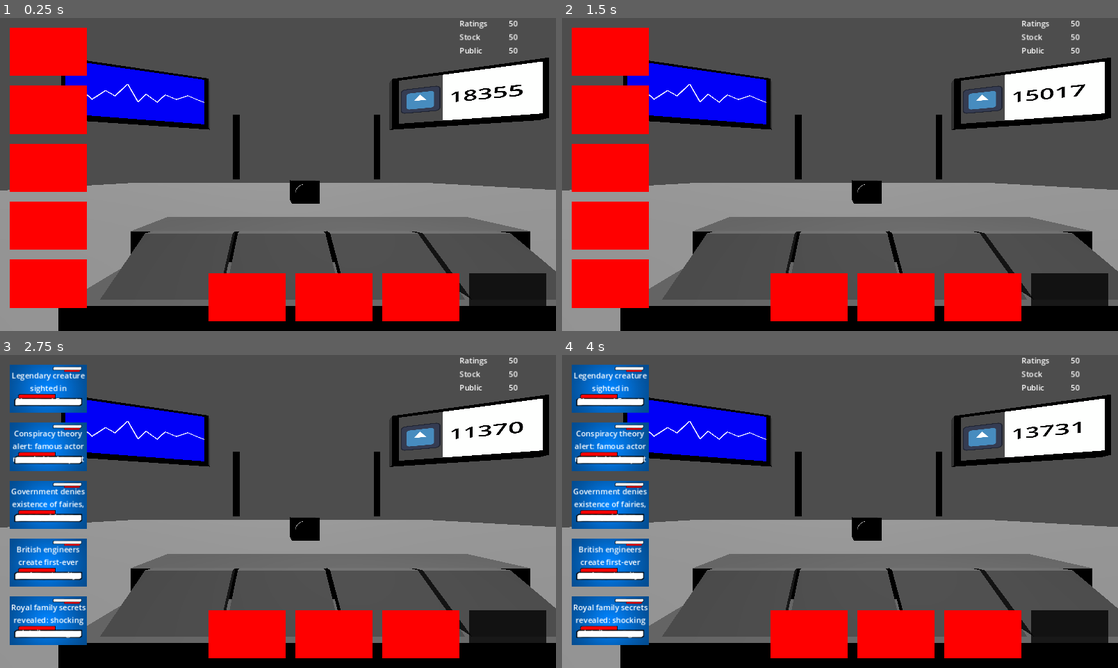
Above: before the commit, frames 1-4 (two rows, left to right).
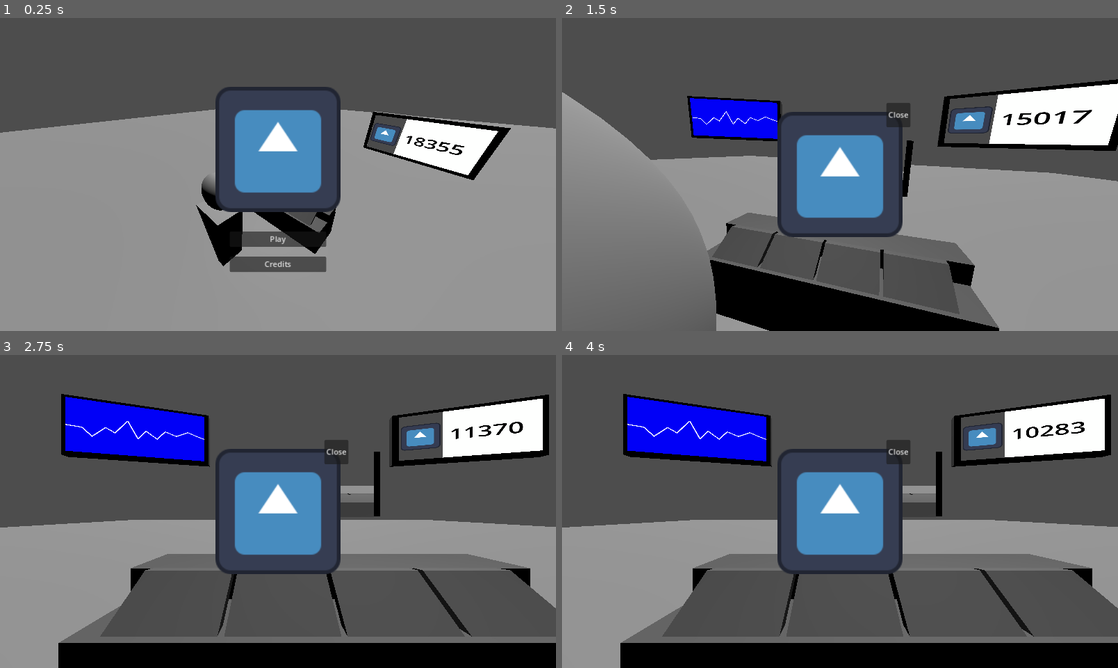
Above: after the commit, the same moments.

Repository: ZeAntwan/LD53
Game: Godot game, scene res://scenes/game.tscn
Two runs of this game, one before a commit and one after it. Both use one fixed random seed, a clock stepped at 60 frames per second and the inputs below. The engine's default icon, where the game draws it, is replaced by a stand-in: a white triangle on a blue panel in a dark square.
Inputs (mouse positions are in pixels of both pictures, inside the frame that each line leads up to):
- Up to frame 1 (0.25 s): no input
- Up to frame 2 (1.5 s): click (840, 265) at 0.5 s, where only the run after the commit has a clickable "Credits"; click (840, 240) at 1.25 s, where only the run after the commit has a clickable "Play"
- Up to frame 3 (2.75 s): move the mouse to (400, 495) at 2.02 s; click (400, 495) at 2.1 s; tap Space (ui_select) at 2.27 s
- Up to frame 4 (4 s): move the mouse to (612, 389) at 2.77 s; click (612, 389) at 2.85 s; tap Space (ui_select) at 3.02 s; tap Enter at 3.5 s; move the mouse to (612, 445) at 3.52 s; click (612, 445) at 3.6 s

The runs differ from the first frame. In frame 1, 66% of the frame differs, in the area x 0-100%, y 0-100%; in frame 2, 55%; in frame 3, 26%; in frame 4, 26%.

Commit message:
Start game loop

Diff:
--- a/resources/headlines/headlines.csv
+++ b/resources/headlines/headlines.csv
@@ -1,41 +1,41 @@
 DIFFICULTY or ID,TITLE,RATINGS,STOCK,PUBLIC,TIME
 0,The Loch Ness Monster found? Experts claim photo is genuine.,10,-10,-20,5
-0,Mayor confirms: flying cars to hit the streets soon.,14,15,10,9
-0,Stonehenge mystery solved? New discovery stuns scientists.,11,5,19,6
-0,Royal family secrets revealed: shocking details emerge.,12,14,3,18
-0,"British scientists develop time machine, ethics debate ensues.",19,22,7,24
-0,"Government confirms existence of ghosts, paranormal activity on the rise.",21,10,9,14
-0,"New gadget allows users to see into the future, privacy concerns arise.",11,4,22,23
-0,"Famous British landmarks found to be alien landing sites, government cover-up suspected.",4,25,16,9
-0,"Legendary creature sighted in Sherwood Forest, locals in shock.",8,27,3,19
-0,Breakthrough technology: teleportation becomes a reality in the UK.,28,17,5,30
-0,Buckingham Palace to open its doors for ghost tours.,5,8,6,25
-0,"Crop circle mystery finally solved, British scientists say.",29,16,18,11
-0,"New app claims to predict the end of the world, global panic ensues.",9,25,2,29
-0,"British spy agency develops mind-reading technology, privacy concerns raised.",21,27,2,28
-0,"Time-traveling Doctor Who spotted in London, fans ecstatic.",23,18,16,14
-0,"Ancient curse strikes British museum, artifacts come to life.",18,20,12,20
-0,"Big Ben goes haywire, timekeeping technology blamed.",13,8,27,23
-0,"British engineers create first-ever underwater city, environmentalists outraged.",7,11,6,15
-0,"Government denies existence of fairies, new evidence suggests otherwise.",30,17,3,1
-0,"British scientists discover portal to alternate dimension, new era of exploration begins.",5,18,27,26
-0,"Hollywood A-lister in secret cult, followers reveal disturbing rituals.",22,6,25,30
-0,Controversy erupts as leaked tapes reveal Prime Minister's shocking comments.,6,10,13,3
-0,"Celebrity chef found to be serving human flesh, fans outraged.",6,28,19,21
-0,"Mysterious billionaire funding anti-gravity research, new invention on the horizon.",19,18,18,27
-0,"Internet influencer's fake illness scheme exposed, fans demand refunds.",8,5,11,2
-0,Secret government program exposed: injecting population with alien DNA.,29,12,22,29
-0,"Pop star caught in love triangle scandal, fans shocked by affair.",20,18,10,21
-0,"Prominent politician caught in underage sex scandal, calls for resignation.",30,22,6,13
-0,"Rumours of celebrity body doubles abound, fans scrutinize social media posts.",20,9,11,10
-0,Conspiracy theory alert: famous actor revealed to be part of Illuminati.,15,9,23,6
-0,"World leaders caught in secret society, bizarre rituals uncovered.",9,16,27,5
-0,"Talk show host's political ties revealed, fans demand more transparency.",0,2,3,26
-0,"Rumours of time-traveling politician circulate, followers suspect conspiracy.",21,24,13,16
-0,Celebrity plastic surgery gone wrong: fans stunned by unrecognizable face.,21,14,11,7
-0,Government cover-up exposed: extraterrestrial visitation confirmed.,29,20,8,15
-0,"Social media star's woke conspiracy theories gain traction, followers rally.",16,18,10,1
-0,"Infamous criminal mastermind's whereabouts unknown, police baffled.",25,9,3,1
-0,"Celebrity couple's divorce rocks Hollywood, rumors of infidelity emerge.",4,14,0,3
-0,"Pop culture icon embroiled in drug scandal, career in jeopardy.",27,14,5,27
-0,Whistleblower reveals Hollywood's dark secret: human cloning is real.,27,7,8,20
+0,Mayor confirms: flying cars to hit the streets soon.,0,5,-4,3
+0,Stonehenge mystery solved? New discovery stuns scientists.,0,0,-3,5
+0,Royal family secrets revealed: shocking details emerge.,0,7,0,5
+0,"British scientists develop time machine, ethics debate ensues.",0,-14,0,7
+0,"Government confirms existence of ghosts, paranormal activity on the rise.",19,-12,0,6
+0,"New gadget allows users to see into the future, privacy concerns arise.",-3,0,13,6
+0,"Famous British landmarks found to be alien landing sites, government cover-up suspected.",0,0,-3,3
+0,"Legendary creature sighted in Sherwood Forest, locals in shock.",0,0,23,5
+0,Breakthrough technology: teleportation becomes a reality in the UK.,0,7,-12,3
+0,Buckingham Palace to open its doors for ghost tours.,0,5,9,5
+0,"Crop circle mystery finally solved, British scientists say.",-2,18,23,4
+0,"New app claims to predict the end of the world, global panic ensues.",-22,27,14,4
+0,"British spy agency develops mind-reading technology, privacy concerns raised.",24,18,-3,4
+0,"Time-traveling Doctor Who spotted in London, fans ecstatic.",0,25,0,6
+0,"Ancient curse strikes British museum, artifacts come to life.",14,-26,13,7
+0,"Big Ben goes haywire, timekeeping technology blamed.",-19,0,0,4
+0,"British engineers create first-ever underwater city, environmentalists outraged.",9,-24,14,6
+0,"Government denies existence of fairies, new evidence suggests otherwise.",0,5,-23,5
+0,"British scientists discover portal to alternate dimension, new era of exploration begins.",0,7,13,6
+0,"Hollywood A-lister in secret cult, followers reveal disturbing rituals.",-17,13,-23,5
+0,Controversy erupts as leaked tapes reveal Prime Minister's shocking comments.,-24,4,11,5
+0,"Celebrity chef found to be serving human flesh, fans outraged.",1,-8,-25,3
+0,"Mysterious billionaire funding anti-gravity research, new invention on the horizon.",12,1,0,3
+0,"Internet influencer's fake illness scheme exposed, fans demand refunds.",0,-10,0,6
+0,Secret government program exposed: injecting population with alien DNA.,8,16,12,5
+0,"Pop star caught in love triangle scandal, fans shocked by affair.",12,-19,-2,8
+0,"Prominent politician caught in underage sex scandal, calls for resignation.",0,-23,-24,5
+0,"Rumours of celebrity body doubles abound, fans scrutinize social media posts.",0,0,0,6
+0,Conspiracy theory alert: famous actor revealed to be part of Illuminati.,-5,-17,4,8
+0,"World leaders caught in secret society, bizarre rituals uncovered.",6,-25,21,5
+0,"Talk show host's political ties revealed, fans demand more transparency.",1,-13,-2,4
+0,"Rumours of time-traveling politician circulate, followers suspect conspiracy.",8,-5,0,6
+0,Celebrity plastic surgery gone wrong: fans stunned by unrecognizable face.,-29,-28,-10,4
+0,Government cover-up exposed: extraterrestrial visitation confirmed.,-29,0,-29,8
+0,"Social media star's woke conspiracy theories gain traction, followers rally.",0,-12,-12,5
+0,"Infamous criminal mastermind's whereabouts unknown, police baffled.",-5,0,-9,6
+0,"Celebrity couple's divorce rocks Hollywood, rumors of infidelity emerge.",-12,0,0,4
+0,"Pop culture icon embroiled in drug scandal, career in jeopardy.",-26,29,0,3
+0,Whistleblower reveals Hollywood's dark secret: human cloning is real.,0,0,20,6
--- a/scenes/game.tscn
+++ b/scenes/game.tscn
@@ -1,18 +1,36 @@
-[gd_scene load_steps=3 format=3 uid="uid://cpogeahmvjydj"]
+[gd_scene load_steps=6 format=3 uid="uid://cpogeahmvjydj"]
 
 [ext_resource type="PackedScene" uid="uid://ilvnvx3a6bop" path="res://scenes/ui.tscn" id="1_ihu4b"]
+[ext_resource type="Script" path="res://scripts/game.gd" id="1_kbyar"]
 [ext_resource type="PackedScene" uid="uid://ci36nuskade4y" path="res://scenes/level.tscn" id="1_rfo83"]
+[ext_resource type="PackedScene" uid="uid://bfkuisbnwug2c" path="res://scenes/menu.tscn" id="2_eispj"]
+[ext_resource type="PackedScene" uid="uid://qtmpxangy4u" path="res://scenes/tutorial.tscn" id="3_cdsld"]
 
 [node name="Game" type="Node"]
+script = ExtResource("1_kbyar")
+
+[node name="Menu" parent="." instance=ExtResource("2_eispj")]
+
+[node name="Tutorial" parent="." instance=ExtResource("3_cdsld")]
+visible = false
 
 [node name="MainUi" parent="." instance=ExtResource("1_ihu4b")]
+visible = false
 
 [node name="Level" parent="." instance=ExtResource("1_rfo83")]
 
 [node name="DirectionalLight3D" type="DirectionalLight3D" parent="Level"]
 transform = Transform3D(1, 0, 0, 0, -0.314307, 0.949321, 0, -0.949321, -0.314307, -0.0365233, 7.15446, 0)
 
+[node name="ActiveCamera" type="Camera3D" parent="."]
+transform = Transform3D(1, 0, 0, 0, 1, 0, 0, 0, 1, 2.30284, 2.04119, 3.1913)
+current = true
+fov = 90.0
+
 [node name="MainCamera" type="Camera3D" parent="."]
 transform = Transform3D(1, 0, 0, 0, 1, 0, 0, 0, 1, -0.485754, 2.708, 3.01544)
-current = true
 fov = 90.0
+
+[node name="MenuCamera" type="Camera3D" parent="."]
+transform = Transform3D(0.755854, -0.322688, 0.5697, 0, 0.870115, 0.492849, -0.654741, -0.372522, 0.657679, 2.87243, 5.28153, 4.90535)
+fov = 90.0
--- a/scenes/level.tscn
+++ b/scenes/level.tscn
@@ -49,17 +49,20 @@
 
 [node name="RatingsViewport" type="SubViewport" parent="."]
 size = Vector2i(1152, 648)
+render_target_update_mode = 4
 
 [node name="DisplayRatings" parent="RatingsViewport" instance=ExtResource("1_baesr")]
 
 [node name="StockViewport" type="SubViewport" parent="."]
 size = Vector2i(1152, 648)
+render_target_update_mode = 4
 
 [node name="DisplayRatings" parent="StockViewport" instance=ExtResource("2_shk20")]
 
 [node name="LiveViewport" type="SubViewport" parent="."]
 mesh_lod_threshold = 0.0
 size = Vector2i(600, 400)
+render_target_update_mode = 4
 
 [node name="CameraBody" type="MeshInstance3D" parent="LiveViewport"]
 transform = Transform3D(0.483866, 0, 0, 0, 0.404734, 0, 0, 0, 0.534293, 0, 2.39146, 0)
--- /dev/null
+++ b/scenes/menu.tscn
@@ -0,0 +1,63 @@
+[gd_scene load_steps=3 format=3 uid="uid://bfkuisbnwug2c"]
+
+[ext_resource type="Texture2D" uid="uid://fexvrhlf05si" path="res://icon.svg" id="1_o3quc"]
+[ext_resource type="Script" path="res://scripts/ui/menu.gd" id="1_oi3du"]
+
+[node name="Menu" type="Control"]
+layout_mode = 3
+anchors_preset = 15
+anchor_right = 1.0
+anchor_bottom = 1.0
+grow_horizontal = 2
+grow_vertical = 2
+script = ExtResource("1_oi3du")
+
+[node name="MarginContainer" type="MarginContainer" parent="."]
+layout_mode = 1
+anchors_preset = 15
+anchor_right = 1.0
+anchor_bottom = 1.0
+grow_horizontal = 2
+grow_vertical = 2
+
+[node name="CenterContainer" type="CenterContainer" parent="MarginContainer"]
+layout_mode = 2
+
+[node name="VBoxContainer" type="VBoxContainer" parent="MarginContainer/CenterContainer"]
+layout_mode = 2
+theme_override_constants/separation = 20
+
+[node name="LogoContainer" type="MarginContainer" parent="MarginContainer/CenterContainer/VBoxContainer"]
+custom_minimum_size = Vector2(300, 0)
+layout_mode = 2
+theme_override_constants/margin_left = 20
+theme_override_constants/margin_top = 20
+theme_override_constants/margin_right = 20
+theme_override_constants/margin_bottom = 20
+
+[node name="TextureRect" type="TextureRect" parent="MarginContainer/CenterContainer/VBoxContainer/LogoContainer"]
+layout_mode = 2
+texture = ExtResource("1_o3quc")
+expand_mode = 4
+
+[node name="PlayContainer" type="MarginContainer" parent="MarginContainer/CenterContainer/VBoxContainer"]
+layout_mode = 2
+theme_override_constants/margin_left = 50
+theme_override_constants/margin_right = 50
+
+[node name="Play" type="Button" parent="MarginContainer/CenterContainer/VBoxContainer/PlayContainer"]
+layout_mode = 2
+text = "Play"
+
+[node name="CreditsContainer" type="MarginContainer" parent="MarginContainer/CenterContainer/VBoxContainer"]
+layout_mode = 2
+theme_override_constants/margin_left = 50
+theme_override_constants/margin_right = 50
+
+[node name="Credits" type="Button" parent="MarginContainer/CenterContainer/VBoxContainer/CreditsContainer"]
+layout_mode = 2
+text = "Credits
+"
+
+[connection signal="pressed" from="MarginContainer/CenterContainer/VBoxContainer/PlayContainer/Play" to="." method="_on_play_pressed"]
+[connection signal="pressed" from="MarginContainer/CenterContainer/VBoxContainer/CreditsContainer/Credits" to="." method="_on_credits_pressed"]
--- /dev/null
+++ b/scenes/tutorial.tscn
@@ -0,0 +1,58 @@
+[gd_scene load_steps=3 format=3 uid="uid://qtmpxangy4u"]
+
+[ext_resource type="Script" path="res://scripts/tutorial.gd" id="1_vr0dg"]
+[ext_resource type="Texture2D" uid="uid://fexvrhlf05si" path="res://icon.svg" id="2_fw23a"]
+
+[node name="Tutorial" type="Control"]
+layout_mode = 3
+anchors_preset = 15
+anchor_right = 1.0
+anchor_bottom = 1.0
+grow_horizontal = 2
+grow_vertical = 2
+script = ExtResource("1_vr0dg")
+
+[node name="MarginContainer" type="MarginContainer" parent="."]
+layout_mode = 1
+anchors_preset = 15
+anchor_right = 1.0
+anchor_bottom = 1.0
+grow_horizontal = 2
+grow_vertical = 2
+
+[node name="CenterContainer" type="CenterContainer" parent="MarginContainer"]
+layout_mode = 2
+
+[node name="LogoContainer" type="MarginContainer" parent="MarginContainer/CenterContainer"]
+custom_minimum_size = Vector2(300, 0)
+layout_mode = 2
+theme_override_constants/margin_left = 20
+theme_override_constants/margin_top = 20
+theme_override_constants/margin_right = 20
+theme_override_constants/margin_bottom = 20
+
+[node name="TextureRect" type="TextureRect" parent="MarginContainer/CenterContainer/LogoContainer"]
+layout_mode = 2
+texture = ExtResource("2_fw23a")
+expand_mode = 4
+
+[node name="Control" type="Control" parent="."]
+custom_minimum_size = Vector2(50, 50)
+layout_mode = 2
+anchors_preset = 0
+offset_left = 672.0
+offset_top = 176.0
+offset_right = 722.0
+offset_bottom = 226.0
+size_flags_horizontal = 4
+
+[node name="Button" type="Button" parent="Control"]
+layout_mode = 1
+anchors_preset = 15
+anchor_right = 1.0
+anchor_bottom = 1.0
+grow_horizontal = 2
+grow_vertical = 2
+text = "Close"
+
+[connection signal="pressed" from="Control/Button" to="." method="_on_button_pressed"]
--- a/scripts/Events.gd
+++ b/scripts/Events.gd
@@ -3,3 +3,8 @@
 signal news_broadcasted(news: NewsItem)
 signal news_ended
 signal stat_updated
+
+signal pressed_play
+signal pressed_credits
+
+signal gameready
--- a/scripts/Manager.gd
+++ b/scripts/Manager.gd
@@ -19,10 +19,21 @@
 func _ready():
 	pass # Replace with function body.
 
+func reset_score():
+	score_rating = 50
+	score_stock = 50
+	score_public = 50
+	progression = 0
 
 # Called every frame. 'delta' is the elapsed time since the previous frame.
 func _process(delta):
 	score_rating = clampf(score_rating,0,100)
 	score_stock = clampf(score_stock,0,100)
 	score_public = clampf(score_public,0,100)
+
+	if score_rating <= 0 \
+		or score_stock <= 0 \
+		or score_public <= 0:
+			state = GameState.GAMEOVER
+
 	pass
--- a/scripts/debug/DebugUI.gd
+++ b/scripts/debug/DebugUI.gd
@@ -12,10 +12,7 @@
 	$HBoxContainer/Stock/Score.text = str(Manager.score_stock)
 	$HBoxContainer/Public/Score.text = str(Manager.score_public)
 
-	if Manager.score_rating >= 100 \
-		or Manager.score_stock >= 100 \
-		or Manager.score_public >= 100 \
-		or Manager.score_rating <= 0 \
+	if Manager.score_rating <= 0 \
 		or Manager.score_stock <= 0 \
 		or Manager.score_public <= 0:
 			$HBoxContainer/GameOver.visible = true
--- /dev/null
+++ b/scripts/game.gd
@@ -0,0 +1,39 @@
+extends Node
+
+@onready var mainMenu = $Menu
+@onready var tutoMenu = $Tutorial
+@onready var gameUI = $MainUi
+
+@onready var mainCamera: Node3D = $MainCamera
+@onready var menuCamera: Node3D = $MenuCamera
+@onready var gameCamera: Camera3D = $ActiveCamera
+
+var targetCamera: Node3D = null
+
+# Called when the node enters the scene tree for the first time.
+func _ready():
+	gameCamera.global_transform = menuCamera.global_transform
+	Events.pressed_play.connect(start_game)
+	Events.gameready.connect(ready_game)
+	pass # Replace with function body.
+
+
+# Called every frame. 'delta' is the elapsed time since the previous frame.
+func _process(delta):
+	if targetCamera:
+		gameCamera.global_transform = gameCamera.global_transform.interpolate_with(targetCamera.global_transform, 0.1)
+	pass
+
+func start_game(restart: bool = false):
+	mainMenu.visible = false
+	if restart:
+		Manager.state = Manager.GameState.READY
+	else:
+		Manager.state = Manager.GameState.TUTORIAL
+		targetCamera = mainCamera
+		tutoMenu.visible = true
+		pass
+
+func ready_game():
+		gameUI.visible = true
+		Manager.reset_score()
--- a/scripts/items/NewsItem.gd
+++ b/scripts/items/NewsItem.gd
@@ -56,7 +56,6 @@
 			var targetZone = ownZone
 			for node in overlap:
 				if node.get_parent().is_in_group("drop_zone"):
-					print(node)
 					if (area.global_position.distance_to(node.global_position)) < (area.global_position.distance_to(targetZone.global_position)):
 						targetZone = node
 						pass
--- /dev/null
+++ b/scripts/tutorial.gd
@@ -0,0 +1,7 @@
+extends Control
+
+
+func _on_button_pressed():
+	Events.emit_signal("gameready")
+	visible = false
+	pass # Replace with function body.
--- a/scripts/ui/LiveZone.gd
+++ b/scripts/ui/LiveZone.gd
@@ -9,11 +9,12 @@
 
 # Called every frame. 'delta' is the elapsed time since the previous frame.
 func _process(delta):
-	if newsItem != null:
-		newsItem.update_timer(1-timer.time_left/timer.wait_time)
-		Manager.score_rating += (newsItem.headline.stat_rating/timer.wait_time)*delta
-		Manager.score_stock += (newsItem.headline.stat_stock/timer.wait_time)*delta
-		Manager.score_public += (newsItem.headline.stat_public/timer.wait_time)*delta
+	if Manager.state == Manager.GameState.PLAY:
+		if newsItem != null:
+			newsItem.update_timer(1-timer.time_left/timer.wait_time)
+			Manager.score_rating += (newsItem.headline.stat_rating/timer.wait_time)*delta
+			Manager.score_stock += (newsItem.headline.stat_stock/timer.wait_time)*delta
+			Manager.score_public += (newsItem.headline.stat_public/timer.wait_time)*delta
 	pass
 
 func update_newsitem(n: NewsItem = null):
@@ -23,6 +24,9 @@
 		timer.wait_time = newsItem.headline.timer
 		timer.start()
 
+	if Manager.state == Manager.GameState.READY:
+		Manager.state = Manager.GameState.PLAY
+
 
 func _on_timer_timeout():
 	# apply stats here or communicate to game manager
--- a/scripts/ui/NewsBar.gd
+++ b/scripts/ui/NewsBar.gd
@@ -14,6 +14,8 @@
 # Called when the node enters the scene tree for the first time.
 func _ready():
 	parse_headlines()
+	Events.news_ended.connect(fill_news)
+	Events.gameready.connect(fill_news)
 	pass # Replace with function body.
 
 func parse_headlines():
@@ -49,6 +51,7 @@
 			h = headlineArray.pick_random()
 		instance.set_headline(h)
 		targetNode.add_child(instance)
+		instance.position.x = -100
 		return true
 	else:
 		return false
--- /dev/null
+++ b/scripts/ui/menu.gd
@@ -0,0 +1,24 @@
+extends Control
+
+@onready var btnPlay: Button = $MarginContainer/CenterContainer/VBoxContainer/PlayContainer/Play
+@onready var btnCredits: Button = $MarginContainer/CenterContainer/VBoxContainer/PlayContainer/Play
+
+# Called when the node enters the scene tree for the first time.
+func _ready():
+
+	pass # Replace with function body.
+
+
+# Called every frame. 'delta' is the elapsed time since the previous frame.
+func _process(delta):
+	pass
+
+
+func _on_play_pressed():
+	Events.emit_signal("pressed_play")
+	pass # Replace with function body.
+
+
+func _on_credits_pressed():
+	Events.emit_signal("pressed_credits")
+	pass # Replace with function body.
